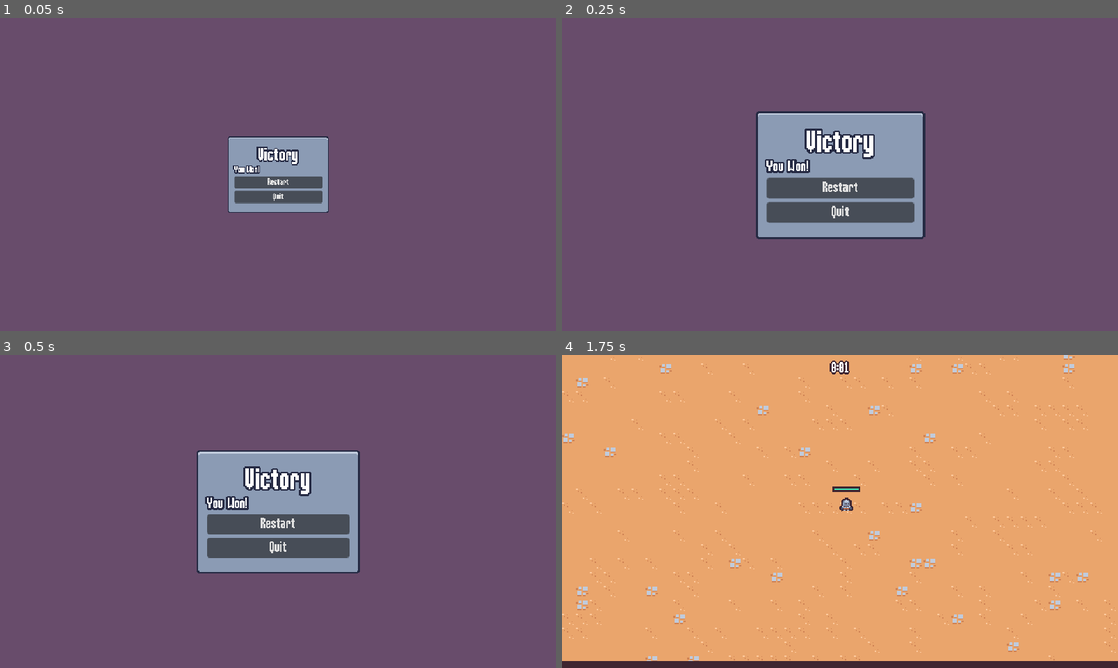
Above: before the commit, frames 1-4 (two rows, left to right).
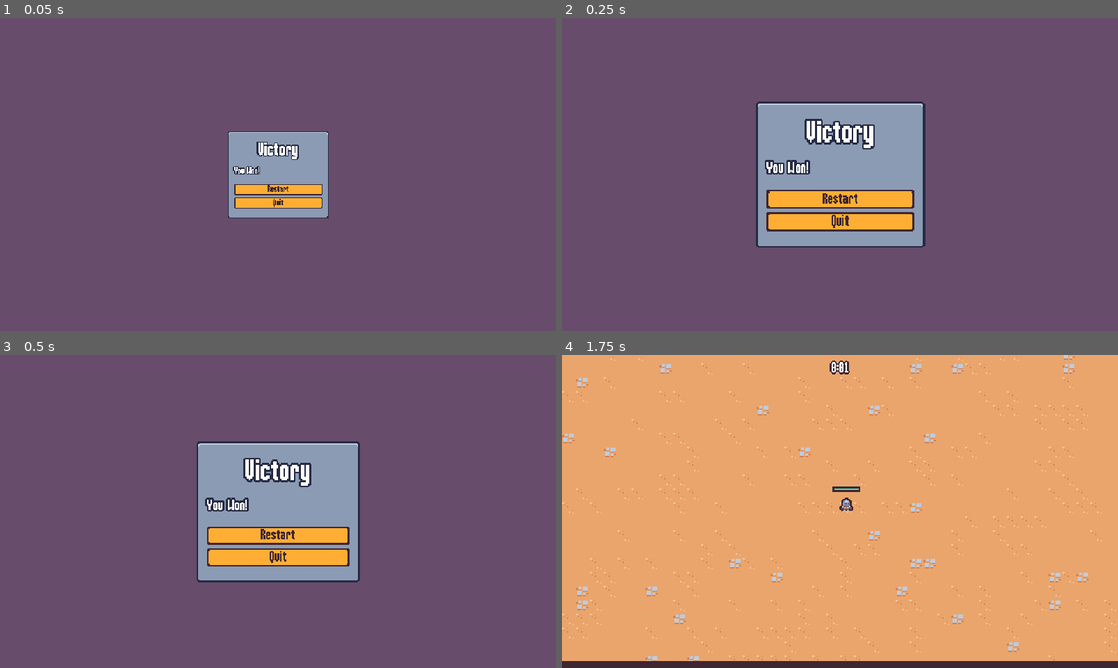
Above: after the commit, the same moments.

Repository: justknick/myFirst2DSurvivorsGame
Game: Godot game, scene res://scenes/ui/end_screen.tscn
The game is run twice, just before and just after one commit, with the same random seed, the same clock (stepped at 60 frames per second) and the same inputs. This scene is started directly instead of the project's main scene.
Inputs (mouse positions are in pixels of both pictures, inside the frame that each line leads up to):
- Up to frame 1 (0.05 s): no input
- Up to frame 2 (0.25 s): no input
- Up to frame 3 (0.5 s): no input
- Up to frame 4 (1.75 s): click "Restart" at 0.5 s; tap Enter at 1.25 s; move the mouse to (962, 495) at 1.27 s; press the mouse at (962, 495) at 1.28 s; hold D (move_right) from 1.28 s (still down)

The runs differ from the first frame. In frame 1, 2.8% of the frame differs, in the area x 41-60%, y 36-64%; in frame 2, 7.9%, in the area x 34-66%, y 26-74%; in frame 3, 7.4%; in frame 4, nothing differs.

Commit message:
Section 3.53 - Applying Stylize to the Buttons // updated theme resource (created subtexture and stylized buttons), end_screen scene (added vboxcontainer for buttons)

Diff:
--- a/resources/theme/theme.tres
+++ b/resources/theme/theme.tres
@@ -15,6 +15,32 @@
 texture_margin_bottom = 1.0
 region_rect = Rect2(18, 2, 12, 12)
 
+[sub_resource type="StyleBoxEmpty" id="StyleBoxEmpty_82q0i"]
+
+[sub_resource type="StyleBoxTexture" id="StyleBoxTexture_hyc5p"]
+texture = ExtResource("1_4b2ii")
+texture_margin_left = 3.0
+texture_margin_top = 3.0
+texture_margin_right = 3.0
+texture_margin_bottom = 3.0
+region_rect = Rect2(20, 20, 8, 8)
+
+[sub_resource type="StyleBoxTexture" id="StyleBoxTexture_w1ee5"]
+texture = ExtResource("1_4b2ii")
+texture_margin_left = 3.0
+texture_margin_top = 3.0
+texture_margin_right = 3.0
+texture_margin_bottom = 3.0
+region_rect = Rect2(4, 20, 8, 8)
+
+[sub_resource type="StyleBoxTexture" id="StyleBoxTexture_wx1o7"]
+texture = ExtResource("1_4b2ii")
+texture_margin_left = 3.0
+texture_margin_top = 3.0
+texture_margin_right = 3.0
+texture_margin_bottom = 3.0
+region_rect = Rect2(4, 20, 8, 8)
+
 [sub_resource type="StyleBoxTexture" id="StyleBoxTexture_goqmm"]
 texture = ExtResource("1_4b2ii")
 texture_margin_left = 4.0
@@ -30,6 +56,14 @@
 default_font = ExtResource("1_psbik")
 AlternatePanelContainer/base_type = &"PanelContainer"
 AlternatePanelContainer/styles/panel = SubResource("StyleBoxTexture_56a8y")
+Button/colors/font_color = Color(0.247059, 0.14902, 0.192157, 1)
+Button/colors/font_focus_color = Color(0.247059, 0.14902, 0.192157, 1)
+Button/colors/font_hover_color = Color(0.741176, 0.423529, 0.290196, 1)
+Button/colors/font_pressed_color = Color(0.247059, 0.14902, 0.192157, 1)
+Button/styles/focus = SubResource("StyleBoxEmpty_82q0i")
+Button/styles/hover = SubResource("StyleBoxTexture_hyc5p")
+Button/styles/normal = SubResource("StyleBoxTexture_w1ee5")
+Button/styles/pressed = SubResource("StyleBoxTexture_wx1o7")
 Label/constants/line_spacing = 0
 PanelContainer/styles/panel = SubResource("StyleBoxTexture_goqmm")
 ProgressBar/styles/background = SubResource("StyleBoxFlat_qvri8")
--- a/scenes/ui/end_screen.tscn
+++ b/scenes/ui/end_screen.tscn
@@ -32,6 +32,7 @@
 
 [node name="VBoxContainer" type="VBoxContainer" parent="MarginContainer/PanelContainer/MarginContainer"]
 layout_mode = 2
+theme_override_constants/separation = 16
 
 [node name="TitleLabel" type="Label" parent="MarginContainer/PanelContainer/MarginContainer/VBoxContainer"]
 unique_name_in_owner = true
@@ -54,12 +55,15 @@
 theme_override_constants/outline_size = 8
 text = "You Won!"
 
-[node name="RestartButton" type="Button" parent="MarginContainer/PanelContainer/MarginContainer/VBoxContainer"]
+[node name="VBoxContainer" type="VBoxContainer" parent="MarginContainer/PanelContainer/MarginContainer/VBoxContainer"]
+layout_mode = 2
+
+[node name="RestartButton" type="Button" parent="MarginContainer/PanelContainer/MarginContainer/VBoxContainer/VBoxContainer"]
 unique_name_in_owner = true
 layout_mode = 2
 text = "Restart"
 
-[node name="QuitButton" type="Button" parent="MarginContainer/PanelContainer/MarginContainer/VBoxContainer"]
+[node name="QuitButton" type="Button" parent="MarginContainer/PanelContainer/MarginContainer/VBoxContainer/VBoxContainer"]
 unique_name_in_owner = true
 layout_mode = 2
 text = "Quit"
Not shown: 1 places in resources/theme/theme.tres that only renumber resources
